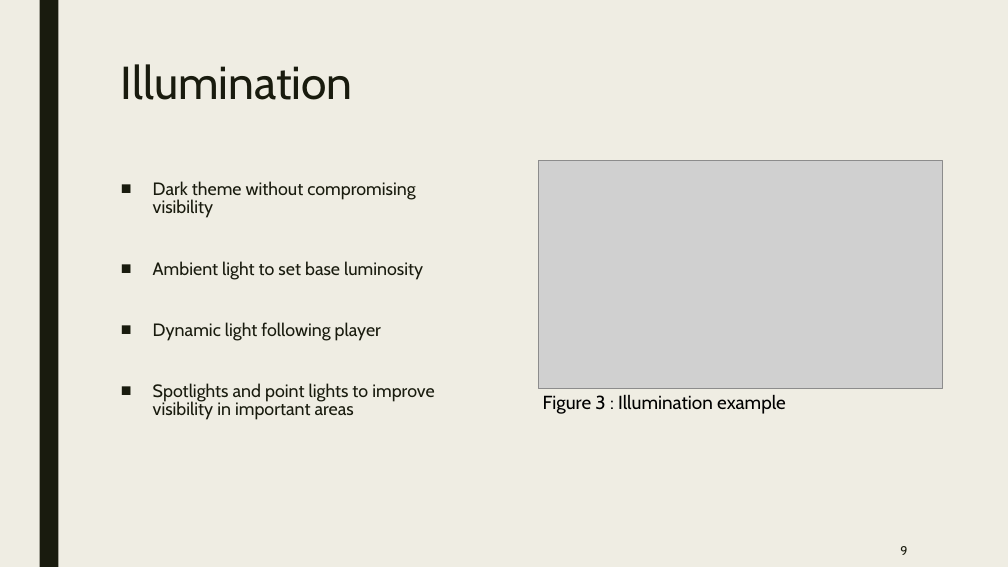
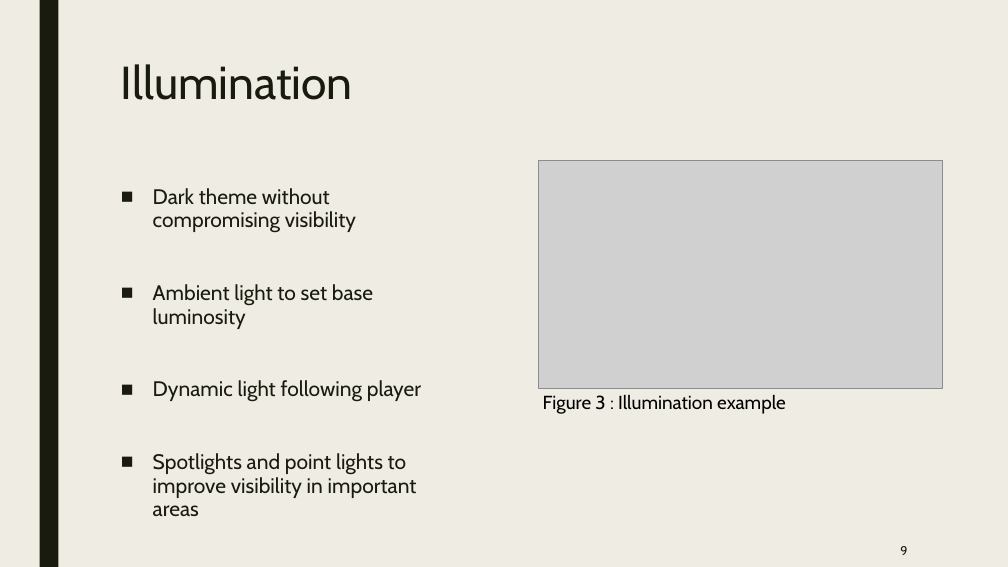
Before and after one commit to BrunommSantos/ICG_proj_113446, a slide deck: slide 9 of slidesfinais.pptx. Drawn at 1008x567 pixels with LibreOffice and Linux fonts; fonts in the diff are those of the drawing; grey boxes stand for pictures. Boxes give left, top, right and bottom in pixels: in the first picture for what was removed or moved away, otherwise in the second. Text is boxed around its words. In the diff, an @@ line names an element or a change of style, - is before the commit and + after.

```diff
--- a/slidesfinais.pptx
+++ b/slidesfinais.pptx
@@ text "Dark theme without compromising visibility" at bbox=[153, 188, 421, 516]: size 17 to 20 pt; line spacing 0.84 to 0.94 @@
```
Also in this commit, not shown: 2 other slides changed, 2 other files.
